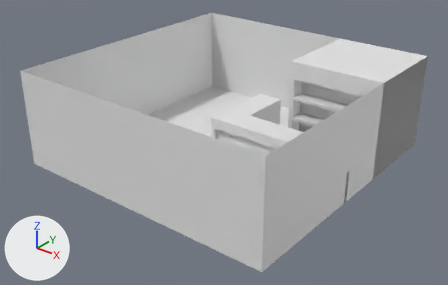
An edit to the Blender file Assets/Axtras/Models/Env/Level1.blend, drawn before and after from the same camera.
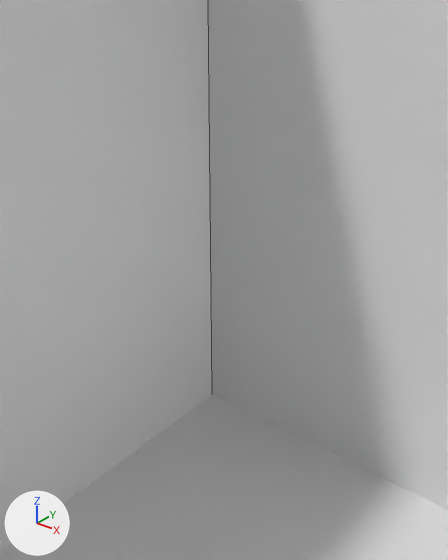
Old and new are each drawn whole from a 50 mm camera at (25.27, -32.32, 20.78) aimed at (0.26, -1.07, 1.41) and again close up from a 50 mm camera at (-6.39, 5.69, 4.12) aimed at (-9.2, 9.21, 1.94). Every picture has the same lights, and +X, +Y and +Z are marked at lower left. The close-ups show mesh edges as thin lines.
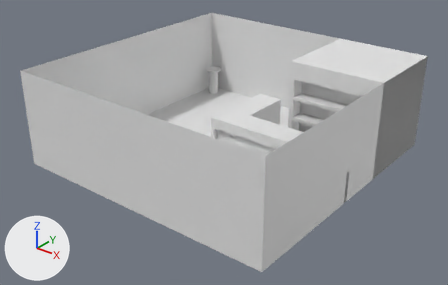
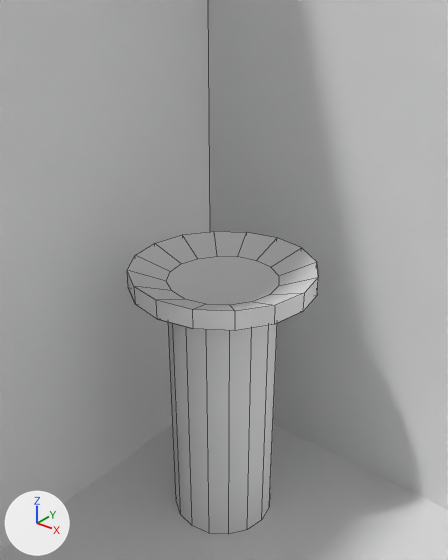
What differs and where, as boxes (x1, y1, x2, y2) in the close-ups (448 x 560 px):
'Water Fountain', added
    after: (127, 231, 318, 534)

The change, as a diff of the scene's bpy script:
```diff
--- a/Assets/Axtras/Models/Env/Level1.blend.py
+++ b/Assets/Axtras/Models/Env/Level1.blend.py
@@ me_cylinder @@
+me_cylinder.from_pydata(...)  # 144 vertices, 66 faces; spans x -0.69..0.69, y -0.69..0.69, z -1.0..1.24
+me_cylinder.polygons.foreach_set('use_smooth', [True] * 66)
@@ ob_water_fountain @@
+ob_water_fountain = bpy.data.objects.new('Water Fountain', me_cylinder)
+ob_water_fountain.location = (-8.961, 8.901, 1.004)
```
